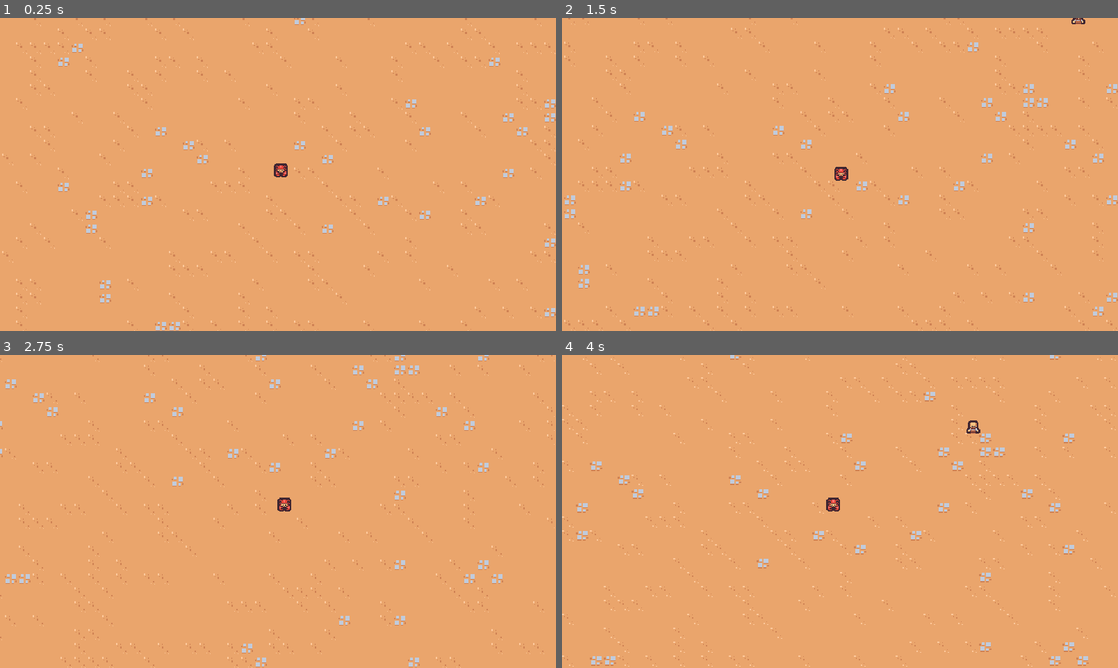
Above: before the commit, frames 1-4 (two rows, left to right).
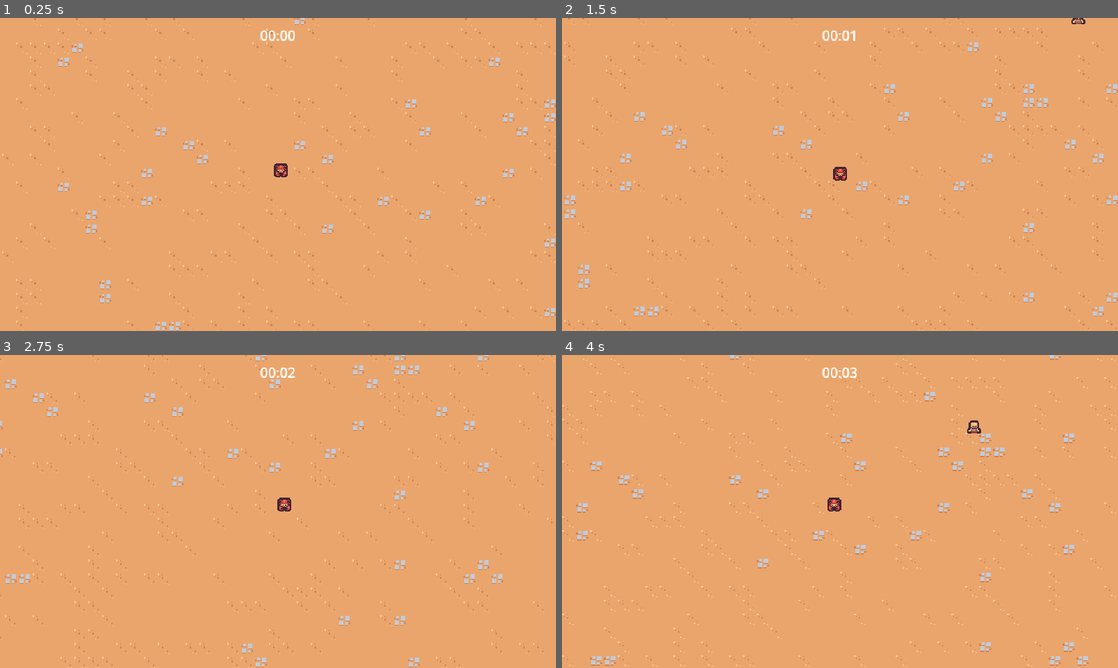
Above: after the commit, the same moments.

Repository: Dommss/2DSurvivorsCourse
Game: Godot game, scene res://scenes/main/main.tscn
Same seed, same stepped clock (60 frames per second), same inputs: the game is played once before the commit and once after it.
Inputs:
- Up to frame 1 (0.25 s): no input
- Up to frame 2 (1.5 s): hold D (move_right) 0.53-1.28 s; hold S (move_down) from 1.28 s (still down)
- Up to frame 3 (2.75 s): release S (move_down) at 2.03 s; hold D (move_right) from 2.03 s (still down)
- Up to frame 4 (4 s): release D (move_right) at 2.78 s; hold W (move_up) 2.78-3.53 s; hold A (move_left) from 3.53 s (still down)

The runs differ from the first frame. In frame 1, 0.1% of the frame differs, in the area x 46-54%, y 4-8%; in frame 2, 0.2%; in frame 3, 0.1%; in frame 4, 0.2%, in the area x 46-76%, y 4-50%.

Commit message:
created a timer to show how long a player is in the game

Diff:
--- a/project.godot
+++ b/project.godot
@@ -68,5 +68,3 @@
 [rendering]
 
 textures/canvas_textures/default_texture_filter=0
-2d/snap/snap_2d_transforms_to_pixel=true
-2d/snap/snap_2d_vertices_to_pixel=true
--- /dev/null
+++ b/scenes/UI/arena_time_ui.gd
@@ -0,0 +1,19 @@
+extends CanvasLayer
+
+
+@export var arena_time_manager: Node
+@onready var label = %Label
+
+func _process(delta):
+	if arena_time_manager == null:
+		return
+
+	var time_elapsed = arena_time_manager.get_time_elapsed()
+	label.text = format_seconds_to_string(time_elapsed)
+
+
+func format_seconds_to_string(seconds: float):
+	var minutes = floor(seconds / 60)
+	var remaining_seconds = seconds - (minutes * 60)
+
+	return ("%02d" % floor(minutes)) + ":" + ("%02d" % floor(remaining_seconds))
--- /dev/null
+++ b/scenes/UI/arena_time_ui.tscn
@@ -0,0 +1,22 @@
+[gd_scene load_steps=2 format=3 uid="uid://chulplxyvfpbg"]
+
+[ext_resource type="Script" path="res://scenes/UI/arena_time_ui.gd" id="1_8dpaf"]
+
+[node name="ArenaTimeUI" type="CanvasLayer"]
+script = ExtResource("1_8dpaf")
+
+[node name="MarginContainer" type="MarginContainer" parent="."]
+anchors_preset = 15
+anchor_right = 1.0
+anchor_bottom = 1.0
+grow_horizontal = 2
+grow_vertical = 2
+mouse_filter = 2
+theme_override_constants/margin_top = 8
+
+[node name="Label" type="Label" parent="MarginContainer"]
+unique_name_in_owner = true
+layout_mode = 2
+size_flags_horizontal = 4
+size_flags_vertical = 0
+text = "Test"
--- a/scenes/main/main.tscn
+++ b/scenes/main/main.tscn
@@ -1,11 +1,18 @@
-[gd_scene load_steps=5 format=3 uid="uid://br6ltvfygvksh"]
+[gd_scene load_steps=7 format=3 uid="uid://br6ltvfygvksh"]
 
 [ext_resource type="PackedScene" uid="uid://dod467nj3ao68" path="res://scenes/manager/enemy_manager.tscn" id="1_bik3w"]
 [ext_resource type="PackedScene" uid="uid://c2jkcj4oxsdw2" path="res://scenes/player/player.tscn" id="1_gdhny"]
+[ext_resource type="PackedScene" uid="uid://chulplxyvfpbg" path="res://scenes/UI/arena_time_ui.tscn" id="1_ptkqy"]
 [ext_resource type="TileSet" uid="uid://c1fbdngxwpo85" path="res://resources/tileset.tres" id="1_vnbna"]
 [ext_resource type="PackedScene" uid="uid://dmvi8u22dibgq" path="res://scenes/game_camera/game_camera.tscn" id="1_y277b"]
+[ext_resource type="PackedScene" uid="uid://ce645uha2708h" path="res://scenes/manager/arena_time_manager.tscn" id="2_v3yhp"]
 
 [node name="Main" type="Node"]
+
+[node name="ArenaTimeUI" parent="." node_paths=PackedStringArray("arena_time_manager") instance=ExtResource("1_ptkqy")]
+arena_time_manager = NodePath("../ArenaTimeManager")
+
+[node name="ArenaTimeManager" parent="." instance=ExtResource("2_v3yhp")]
 
 [node name="EnemyManager" parent="." instance=ExtResource("1_bik3w")]
 
--- /dev/null
+++ b/scenes/manager/arena_time_manager.gd
@@ -0,0 +1,6 @@
+extends Node
+
+@onready var timer = $Timer
+
+func get_time_elapsed():
+	return timer.wait_time - timer.time_left
--- /dev/null
+++ b/scenes/manager/arena_time_manager.tscn
@@ -0,0 +1,11 @@
+[gd_scene load_steps=2 format=3 uid="uid://ce645uha2708h"]
+
+[ext_resource type="Script" path="res://scenes/manager/arena_time_manager.gd" id="1_eahm6"]
+
+[node name="ArenaTimeManager" type="Node"]
+script = ExtResource("1_eahm6")
+
+[node name="Timer" type="Timer" parent="."]
+wait_time = 60.0
+one_shot = true
+autostart = true
